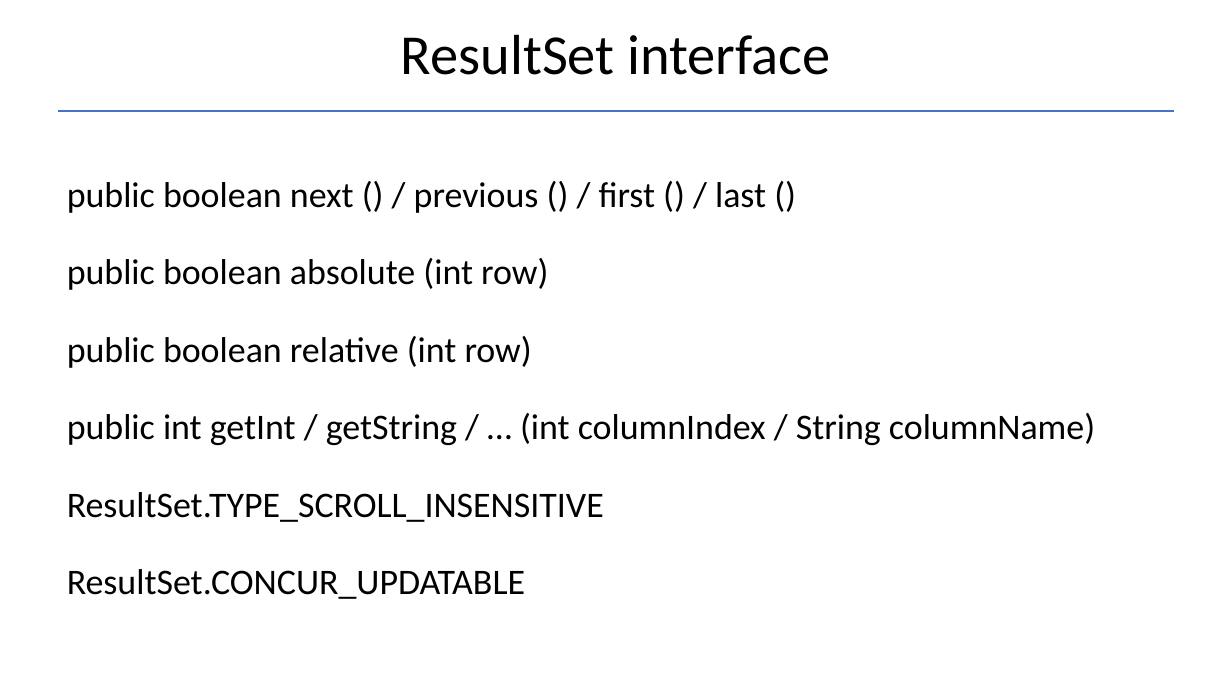
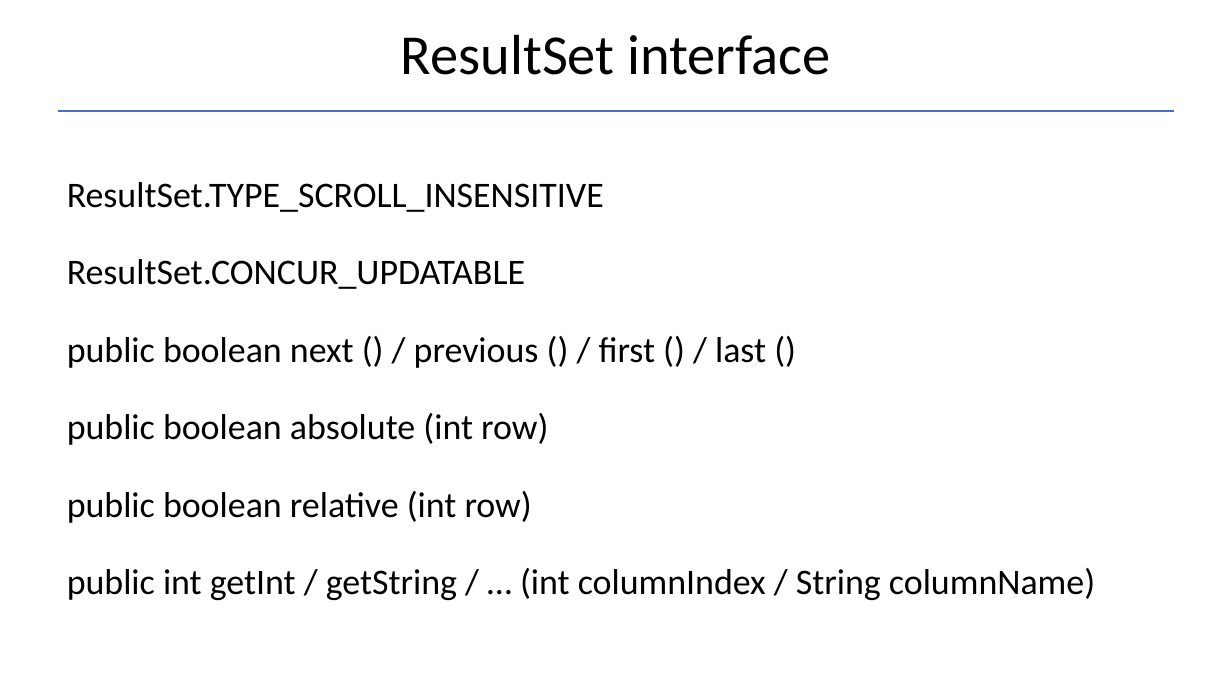
Before and after one commit to Garnik94/Levelup_presentations, a slide deck: slide 9 of JDBC/JDBC_Presentation.pptx. Drawn at 1232x693 pixels with LibreOffice and Linux fonts; fonts in the diff are those of the drawing. Boxes give left, top, right and bottom in pixels: in the first picture for what was removed or moved away, otherwise in the second. Text is boxed around its words. In the diff, an @@ line names an element or a change of style, - is before the commit and + after.

```diff
--- a/JDBC/JDBC_Presentation.pptx
+++ b/JDBC/JDBC_Presentation.pptx
@@ text at box(67, 182, 604, 289): paragraphs added @@
+ResultSet.TYPE_SCROLL_INSENSITIVE
+ResultSet.CONCUR_UPDATABLE
@@ text at box(67, 492, 604, 599): paragraphs removed @@
-ResultSet.TYPE_SCROLL_INSENSITIVE
-ResultSet.CONCUR_UPDATABLE
```
Also in this commit, not shown: 1 other slide changed, 3 other files.
